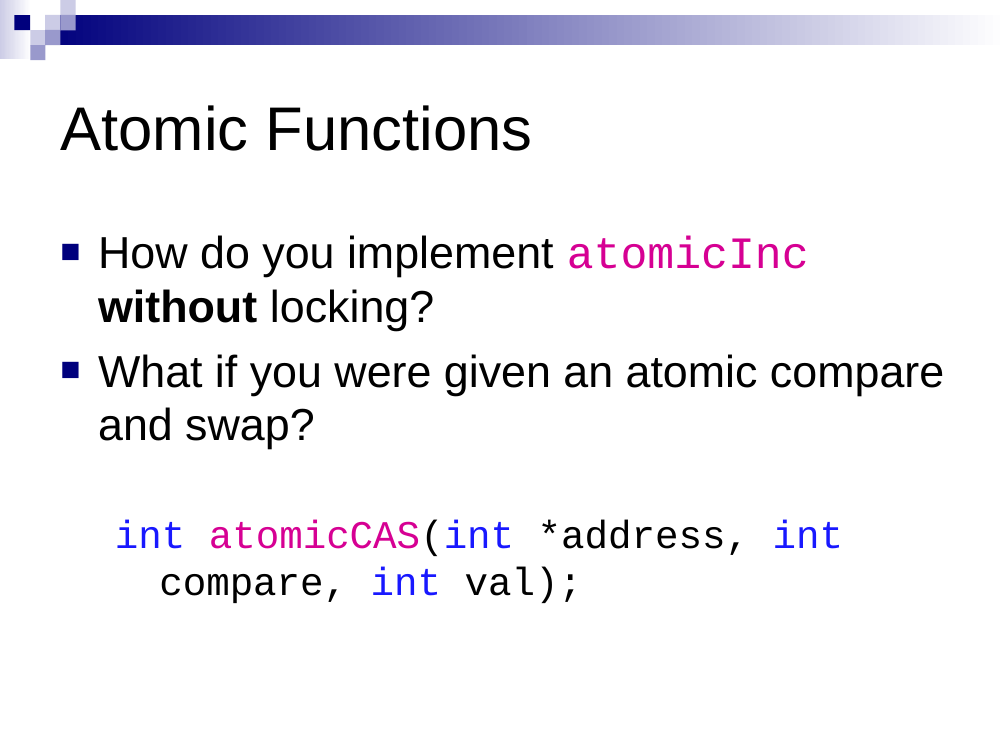
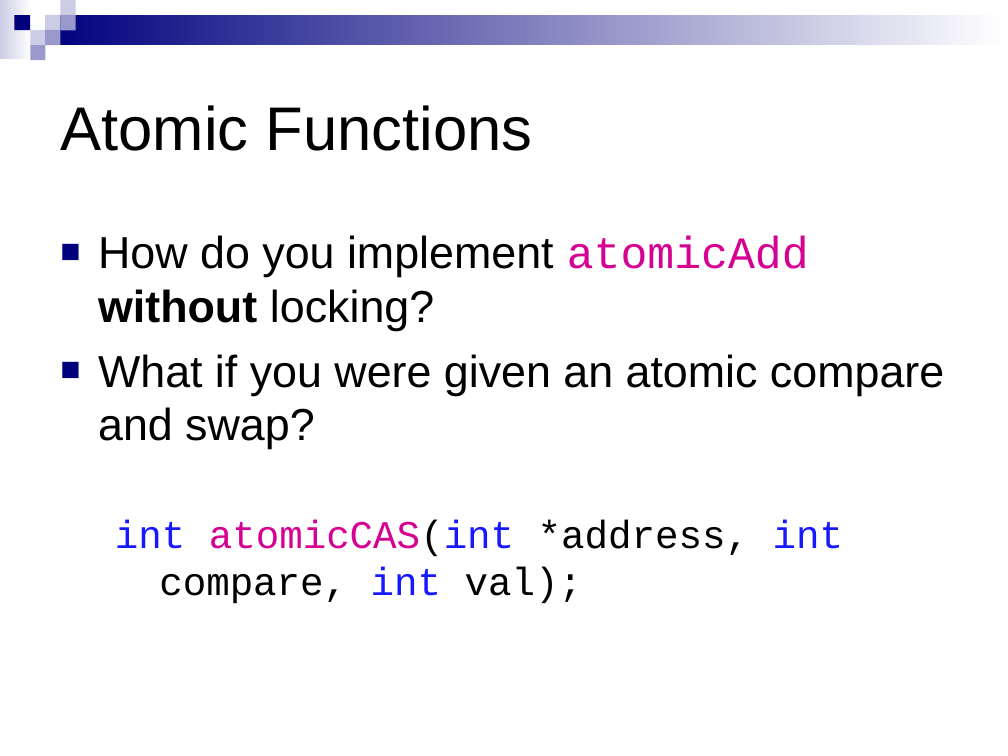
Before and after one commit to CIS565-Spring-2012/cis565-spring-2012.github.com, a slide deck: slide 104 of lectures/01-30-CUDA-Intro-2-of-2.ppt. Drawn at 1008x756 pixels with LibreOffice and Linux fonts; fonts in the diff are those of the drawing. Boxes give left, top, right and bottom in pixels: in the first picture for what was removed or moved away, otherwise in the second. Text is boxed around its words. In the diff, an @@ line names an element or a change of style, - is before the commit and + after.

Commit message:
Fixed typo in slides

```diff
--- a/lectures/01-30-CUDA-Intro-2-of-2.ppt
+++ b/lectures/01-30-CUDA-Intro-2-of-2.ppt
@@ text at (98,235,809,331): text changed @@
-■ How do you implement atomicInc without locking?
+■ How do you implement atomicAdd without locking?
```
Also in this commit, not shown: 6 other slides changed, 1 other file.
